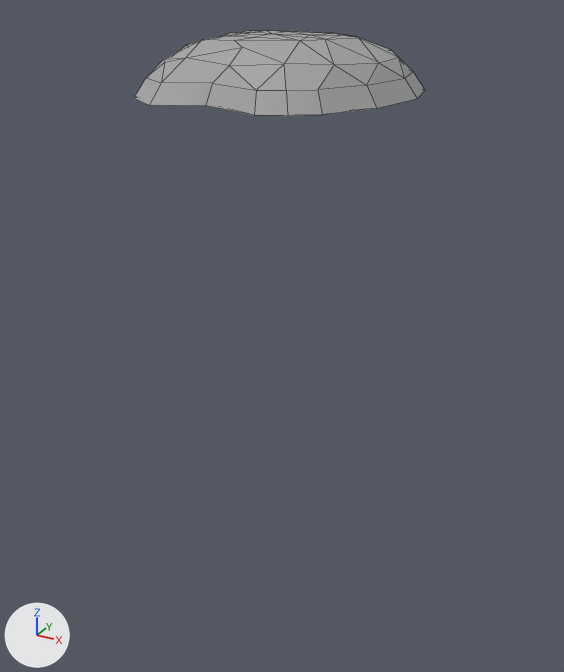
Before and after pictures for a commit that changed the FBX model Curses T4Project/Assets/Art/Models/Final Arrival Beach/Beach.fbx.
One viewpoint serves both versions: a 50 mm lens placed at (68.8, -124.8, 5.6), pointed at (0.0, 0.3, -56.9). Lighting does not change. The marker at lower left points along +X, +Y and +Z. Mesh edges are drawn as thin lines. Where no turn or scale is listed for an object, it has been applied to the vertices.

Objects in the first picture: 'BeachSand'.
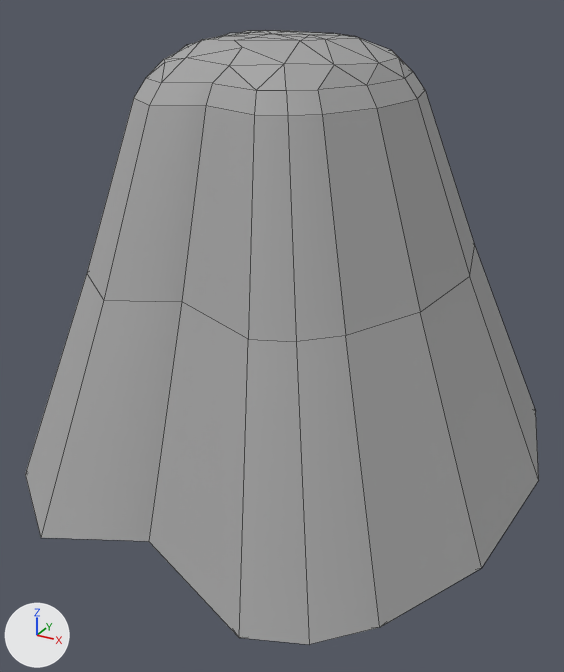
Boxes [x1, y1, x2, y2] around the edits, measured in the pictures (564 x 672 px):
```json
{"object": "BeachSand", "change": "reshaped", "before": [134, 30, 425, 116], "after": [25, 30, 539, 644], "on screen": "76% wider, 607% taller"}
{"part": 1, "of": "me_cube_003_cube_001", "change": "built on", "after": [25, 90, 539, 644]}
```

Scene script edits in JSON lines:
```json
{"block": "me_cube_003_cube_001", "where": "# used by ob_beachsand; location = (0.0, 0.0, 0.0)"}
{"op": "remove", "block": "me_cube_003_cube_001", "code": "me_cube_003_cube_001.from_pydata(...)  # 86 vertices, 126 faces; spans x -35.2..24.3, y -26.9..35.5, z -10.3..-0.5"}
{"op": "add", "block": "me_cube_003_cube_001", "code": "me_cube_003_cube_001.from_pydata(...)  # 126 vertices, 166 faces; spans x -66.8..52.1, y -56.6..68.3, z -74.9..-0.5"}
{"block": "me_cube_003_cube_001", "change": "me_cube_003_cube_001 part 1"}
{"block": "me_cube_003_cube_001", "change": "6 vertices are removed from x -29.6..21.4, y -19.0..29.7, z -10.3"}
{"block": "me_cube_003_cube_001", "change": "24 faces are deleted"}
{"block": "me_cube_003_cube_001", "change": "46 vertices are added at x -66.8..52.1, y -56.6..68.3, z -74.9..-38.7"}
{"block": "me_cube_003_cube_001", "change": "64 new faces join them"}
```
